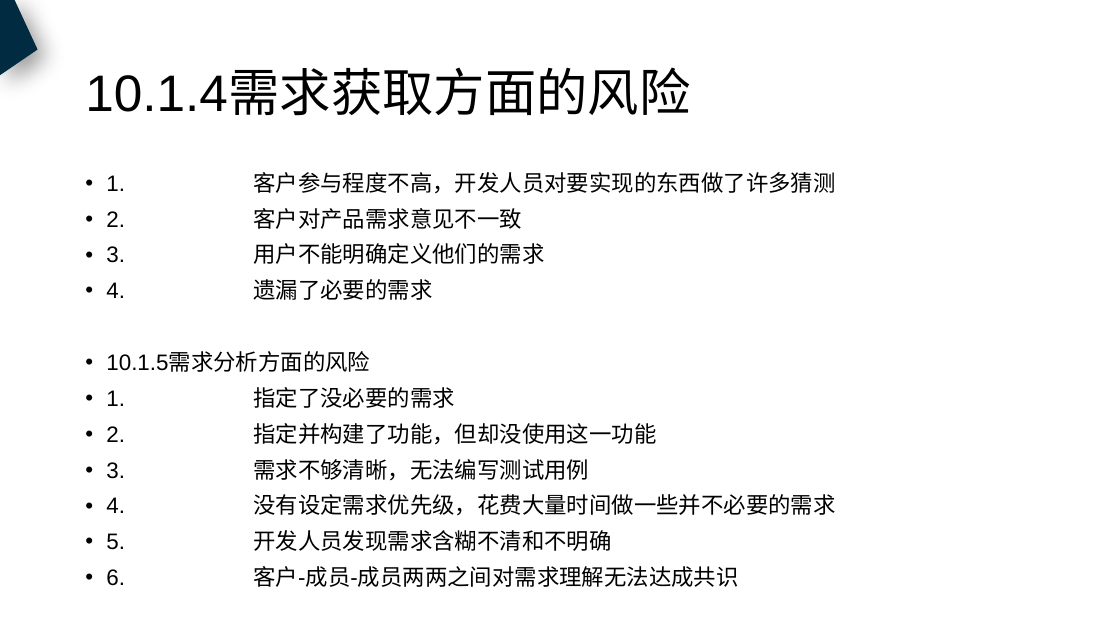
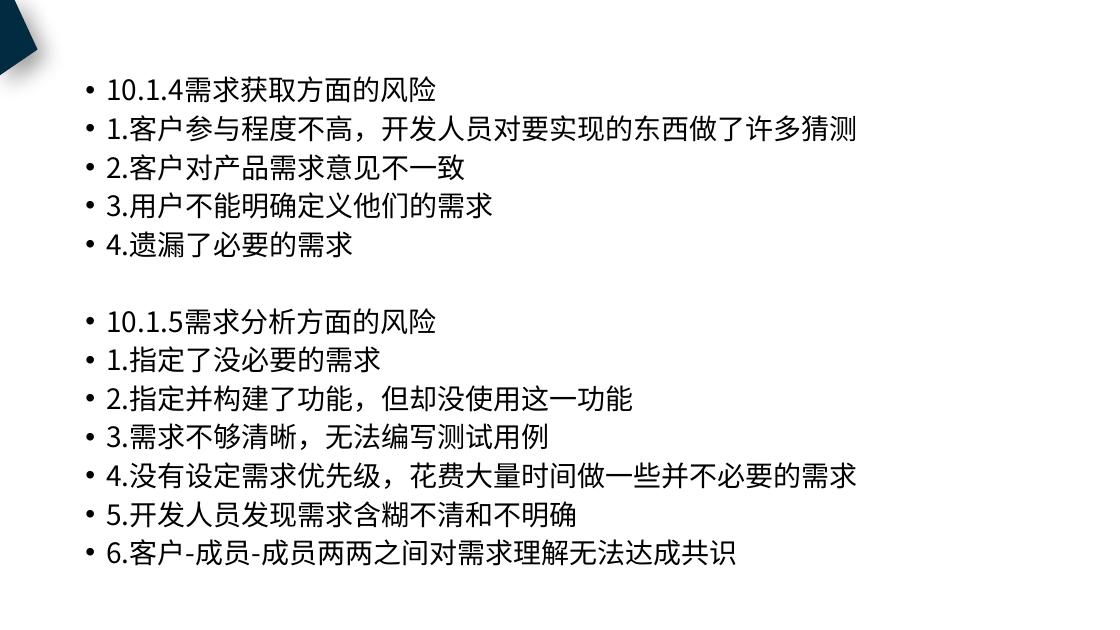
Before and after one commit to PRD2018-G18/PRD2018, a slide deck: slide 41 of 非受控文档/过程文档/需求工程计划.pptx (slide 29 before the commit). Drawn at 1120x630 pixels with LibreOffice and Linux fonts; fonts in the diff are those of the drawing. Boxes give left, top, right and bottom in pixels: in the first picture for what was removed or moved away, otherwise in the second. Text is boxed around its words. In the diff, an @@ line names an element or a change of style, - is before the commit and + after.

Commit message:
需求工程计划及项目开发计划PPT（新）

```diff
--- a/非受控文档/过程文档/需求工程计划.pptx
+++ b/非受控文档/过程文档/需求工程计划.pptx
@@ text "10.1.4需求获取方面的风险": place and size @@
-text "10.1.4需求获取方面的风险" at box(106, 172, 835, 587)
+text "10.1.4需求获取方面的风险" at box(106, 76, 857, 566)
@@ title removed at box(85, 70, 690, 116) @@
-10.1.4需求获取方面的风险
@@ text at box(106, 76, 857, 258): text changed; size 19.2 to 24 pt; font Arial to Noto Sans CJK SC @@
-• 1. 客户参与程度不高，开发人员对要实现的东西做了许多猜测
-• 2. 客户对产品需求意见不一致
-• 3. 用户不能明确定义他们的需求
-• 4. 遗漏了必要的需求
+• 10.1.4需求获取方面的风险
+• 1.客户参与程度不高，开发人员对要实现的东西做了许多猜测
+• 2.客户对产品需求意见不一致
+• 3.用户不能明确定义他们的需求
+• 4.遗漏了必要的需求
@@ text at box(106, 308, 436, 335): size 19.2 to 24 pt, font Arial to Noto Sans CJK SC in "10.1.5需求分析方面的风险"; line spacing 0.9 to 0.8 @@
@@ text at box(106, 346, 857, 566): text changed; size 19.2 to 24 pt; font Arial to Noto Sans CJK SC @@
-• 1. 指定了没必要的需求
-• 2. 指定并构建了功能，但却没使用这一功能
-• 3. 需求不够清晰，无法编写测试用例
-• 4. 没有设定需求优先级，花费大量时间做一些并不必要的需求
-• 5. 开发人员发现需求含糊不清和不明确
-• 6. 客户-成员-成员两两之间对需求理解无法达成共识
+• 1.指定了没必要的需求
+• 2.指定并构建了功能，但却没使用这一功能
+• 3.需求不够清晰，无法编写测试用例
+• 4.没有设定需求优先级，花费大量时间做一些并不必要的需求
+• 5.开发人员发现需求含糊不清和不明确
+• 6.客户-成员-成员两两之间对需求理解无法达成共识
```
Also in this commit, not shown: 36 other slides changed, 18 slides added, 3 slides removed, 1 other file.
